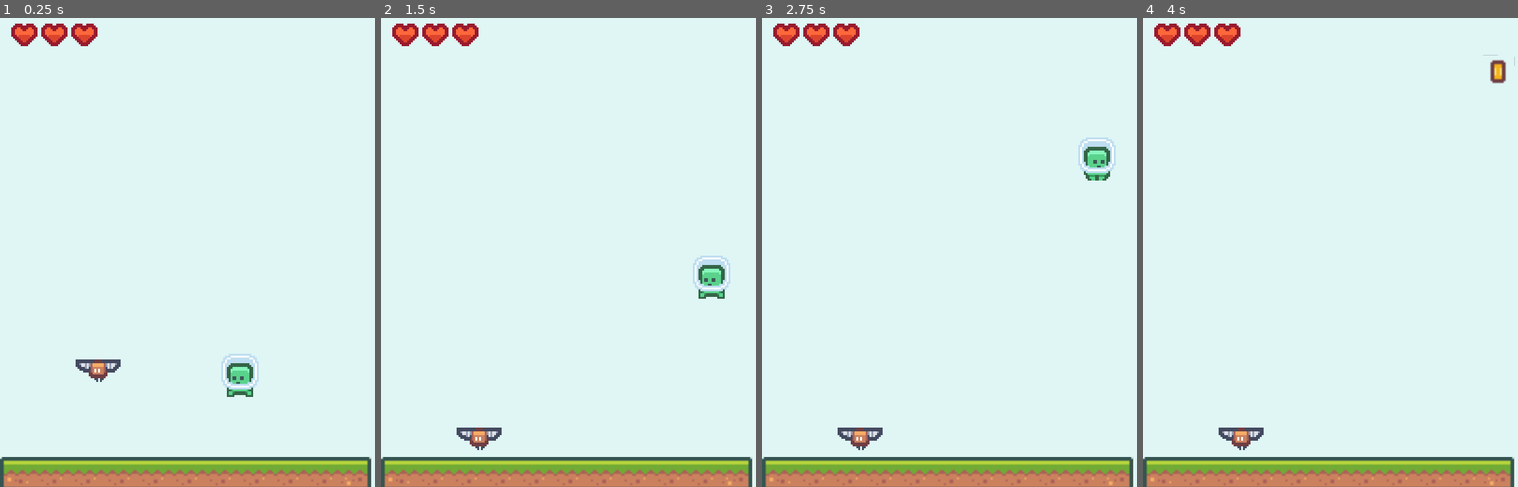
Above: before the commit, frames 1-4 (left to right).
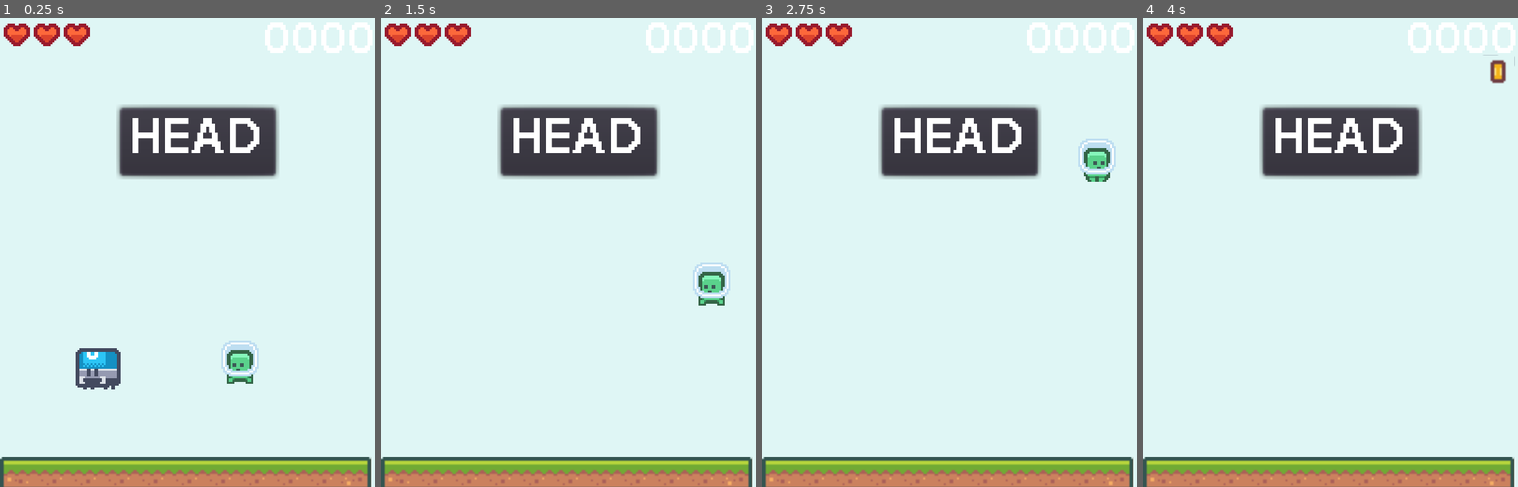
Above: after the commit, the same moments.

Repository: sugarvoid/hue-hopper
Game: Godot game, scene res://Game.tscn
Two runs of this game, one before a commit and one after it. Both use one fixed random seed, a clock stepped at 60 frames per second and the inputs below.
Inputs:
- Up to frame 1 (0.25 s): no input
- Up to frame 2 (1.5 s): tap Enter (ui_accept) at 0.5, 0.6, 0.77, 1.07, 1.35 s; hold D (move_right) from 0.53 s (still down)
- Up to frame 3 (2.75 s): tap Enter (ui_accept) at 1.52, 1.82, 2.1 s; release D (move_right) at 2.03 s; hold A (move_left) from 2.03 s (still down)
- Up to frame 4 (4 s): release A (move_left) at 2.78 s; hold D (move_right) from 2.78 s (still down); tap Enter (ui_accept) at 2.85, 3.02, 3.32, 3.6, 3.77 s

The runs differ from the first frame. In frame 1, 10% of the frame differs, in the area x 1-100%, y 0-81%; in frame 2, 9.6%; in frame 3, 9.1%; in frame 4, 8.9%.

Commit message:
Added pulse, score and label

Diff:
--- a/HUD.gd
+++ b/HUD.gd
@@ -1,6 +1,6 @@
 extends Control
 
-onready var heart_container: HBoxContainer = $HBoxContainer2/LifeContainer
+onready var heart_container: HBoxContainer = $LifeContainer
 var p_heart_icon = preload("res://HeartIcon.tscn")
 
 # Called when the node enters the scene tree for the first time.
--- a/HUD.tscn
+++ b/HUD.tscn
@@ -1,6 +1,15 @@
-[gd_scene load_steps=2 format=2]
+[gd_scene load_steps=5 format=2]
 
+[ext_resource path="res://fonts/NicoClean-Regular.ttf" type="DynamicFontData" id=1]
 [ext_resource path="res://HUD.gd" type="Script" id=2]
+
+[sub_resource type="DynamicFont" id=1]
+size = 22
+font_data = ExtResource( 1 )
+
+[sub_resource type="DynamicFont" id=2]
+size = 25
+font_data = ExtResource( 1 )
 
 [node name="HUD" type="Control"]
 anchor_right = 1.0
@@ -10,21 +19,44 @@
 "_edit_use_anchors_": false
 }
 
-[node name="HBoxContainer2" type="HBoxContainer" parent="."]
-margin_right = 40.0
-margin_bottom = 40.0
+[node name="LifeContainer" type="HBoxContainer" parent="."]
+margin_bottom = 16.0
+custom_constants/separation = -2
 __meta__ = {
 "_edit_use_anchors_": false
 }
 
-[node name="HBoxContainer" type="HBoxContainer" parent="HBoxContainer2"]
-margin_bottom = 40.0
-
-[node name="LifeContainer" type="HBoxContainer" parent="HBoxContainer2"]
-margin_left = 4.0
-margin_right = 4.0
-margin_bottom = 40.0
-custom_constants/separation = -2
+[node name="HBoxContainer" type="HBoxContainer" parent="."]
+anchor_left = 1.0
+anchor_right = 1.0
+margin_left = -60.0
+margin_top = 3.0
+margin_bottom = 16.0
 __meta__ = {
 "_edit_use_anchors_": false
 }
+
+[node name="Label" type="Label" parent="HBoxContainer"]
+margin_right = 56.0
+margin_bottom = 23.0
+custom_fonts/font = SubResource( 1 )
+text = "0000"
+
+[node name="HBoxContainer2" type="PanelContainer" parent="."]
+anchor_left = 0.5
+anchor_right = 0.5
+margin_left = -38.0
+margin_top = 46.0
+margin_right = 49.0
+margin_bottom = 86.0
+__meta__ = {
+"_edit_use_anchors_": false
+}
+
+[node name="Order" type="Label" parent="HBoxContainer2"]
+margin_left = 7.0
+margin_top = 7.0
+margin_right = 80.0
+margin_bottom = 33.0
+custom_fonts/font = SubResource( 2 )
+text = "HEAD"
--- a/actor/Actor.gd
+++ b/actor/Actor.gd
@@ -13,8 +13,7 @@
 var speed: float
 var attack: int
 var health: int
-var knockback: int = 100
-var knockup: int = 50
+
 
 onready var sprite: Sprite = $Sprite
 
@@ -24,7 +23,6 @@
 
 	velocity.y += GRAVITY * delta
 	velocity = move_and_slide(velocity, Vector2.UP)
-	#velocity.x = lerp(velocity.x,0,0.2)
 
 
 func take_damage_old(amount: int):
@@ -34,10 +32,6 @@
 func flip_sprite() -> void:
 	self.scale.x *= -1
 
-func get_knocked_back():
-	velocity.x -= lerp(velocity.x, knockback, 0.5)
-	velocity.y = lerp(0, -knockback, 0.6)
-	velocity = move_and_slide(velocity, UP)
 
 func handle_facing_direction(x_input: int):
 	if x_input == 1:
@@ -58,22 +52,3 @@
 		if is_facing_right:
 			flip_sprite()
 			is_facing_right = false
-
-#func _follow_player(Player, Follower):
-#
-#	###	Get Vector2 direction to the player global pos
-#	var direction = (Player.get_global_pos() - get_global_pos()).normalized()
-#	var DIR = Vector2()
-#	###	Get horizontal direction based on the direction to player
-#	if direction.x > 0:
-#		DIR = Vector2(1, 0)
-#	elif direction.x < 0:
-#		DIR = Vector2(-1, 0)
-#	else:
-#		DIR = Vector2(0, 0)
-#
-#	###	Follow the player in the direction
-#	var motion = DIR * 35
-#	if Follower.can_move:
-#		move_and_slide(motion, FLOOR_NORMAL, SLOPE_FRICTION)
-#
--- a/actor/enemy/Enemy.gd
+++ b/actor/enemy/Enemy.gd
@@ -1,16 +1,10 @@
 extends Actor
 
-
-# Declare member variables here. Examples:
-# var a: int = 2
-# var b: String = "text"
+class_name Enemy
 
 
-# Called when the node enters the scene tree for the first time.
-func _ready() -> void:
-	pass # Replace with function body.
+onready var animated_sprite = $AnimatedSprite
 
 
-# Called every frame. 'delta' is the elapsed time since the previous frame.
-#func _process(delta: float) -> void:
-#	pass
+func _ready() -> void:
+	pass
--- a/actor/enemy/Enemy.tscn
+++ b/actor/enemy/Enemy.tscn
@@ -1,10 +1,70 @@
-[gd_scene load_steps=3 format=2]
+[gd_scene load_steps=12 format=2]
 
 [ext_resource path="res://actor/Actor.tscn" type="PackedScene" id=1]
 [ext_resource path="res://actor/enemy/Enemy.gd" type="Script" id=2]
+[ext_resource path="res://assets/characters.png" type="Texture" id=3]
 
-[node name="Enemy" instance=ExtResource( 1 )]
+[sub_resource type="AtlasTexture" id=1]
+atlas = ExtResource( 3 )
+region = Rect2( 72, 48, 24, 24 )
+
+[sub_resource type="AtlasTexture" id=2]
+atlas = ExtResource( 3 )
+region = Rect2( 96, 48, 24, 24 )
+
+[sub_resource type="AtlasTexture" id=3]
+atlas = ExtResource( 3 )
+region = Rect2( 144, 48, 24, 24 )
+
+[sub_resource type="AtlasTexture" id=4]
+atlas = ExtResource( 3 )
+region = Rect2( 168, 48, 24, 24 )
+
+[sub_resource type="AtlasTexture" id=5]
+atlas = ExtResource( 3 )
+region = Rect2( 144, 24, 24, 24 )
+
+[sub_resource type="AtlasTexture" id=6]
+atlas = ExtResource( 3 )
+region = Rect2( 168, 24, 24, 24 )
+
+[sub_resource type="AtlasTexture" id=7]
+atlas = ExtResource( 3 )
+region = Rect2( 192, 0, 24, 24 )
+
+[sub_resource type="SpriteFrames" id=8]
+animations = [ {
+"frames": [ SubResource( 1 ), SubResource( 2 ) ],
+"loop": true,
+"name": "blue",
+"speed": 5.0
+}, {
+"frames": [ SubResource( 3 ), SubResource( 4 ) ],
+"loop": true,
+"name": "wings",
+"speed": 5.0
+}, {
+"frames": [ SubResource( 5 ), SubResource( 6 ) ],
+"loop": true,
+"name": "spike",
+"speed": 5.0
+}, {
+"frames": [ SubResource( 7 ) ],
+"loop": true,
+"name": "faller",
+"speed": 5.0
+} ]
+
+[node name="Enemy" groups=[
+"enemy",
+] instance=ExtResource( 1 )]
 script = ExtResource( 2 )
 
 [node name="Sprite" parent="." index="1"]
+visible = false
 frame = 25
+
+[node name="AnimatedSprite" type="AnimatedSprite" parent="." index="2"]
+frames = SubResource( 8 )
+animation = "blue"
+playing = true
--- a/actor/player/Player.gd
+++ b/actor/player/Player.gd
@@ -11,23 +11,25 @@
 
 var rotation_dir = 0
 var flips_achived: int = 0
-#const UP = Vector2(0, -1)
-#const MAXSPEED: int = 64 # moved to parent
 const ACCELERATION = 600
 const AIR_RES = 0.02
 const JUMPFORCE: float = 400.00
 const FRICTION = 0.15
+
 var hearts: int = 3
+var coins: int = 0
+var rotation_speed: float = 4.0
 
-var coins: int = 0
-export (float) var rotation_speed = 3
+onready var pulse_detector = $Pulse/CollisionShape2D
 
 func _ready() -> void:
 	Signals.emit_signal("on_player_life_change", self.hearts)
 	self.GRAVITY = 500
 	self.speed = 70.00
-	self.health = 1
-	self.attack = 1
+
+func _unhandled_input(event: InputEvent) -> void:
+	if event.is_action_released("ui_accept"):
+		send_pulse()
 
 func _physics_process(delta: float) -> void:
 
@@ -41,8 +43,6 @@
 	if !is_on_floor():
 		rotation_dir = 0
 
-
-
 		if Input.is_action_pressed("ui_right"):
 			rotation_dir += 1
 		if Input.is_action_pressed("ui_left"):
@@ -55,19 +55,12 @@
 		else:
 			sprite.frame = 1
 
-
-	#if velocity.y < -JUMPFORCE/2:
-		#velocity.y = -JUMPFORCE/2
-		#if x_input == 0:
-		#	velocity.x = lerp(velocity.x, 0, AIR_RES)
-
 	velocity.x = lerp(velocity.x, 0, FRICTION)
-
 	rotation += rotation_dir * rotation_speed * delta
 
 
-func add_diamond() -> void:
-	self.diamonds += 1
+func add_point() -> void:
+	self.score += 1
 
 func take_damage() -> void:
 	self.hearts -= 1
@@ -77,9 +70,10 @@
 	print("attack")
 	if body.is_in_group("Enemy"):
 		body.take_damage(self.attack)
-		body.get_knocked_back()
 
 
+func send_pulse() -> void:
+	pulse_detector.disabled = false
 
 func _on_PlayerArea_body_entered(body: Node) -> void:
 	if body.is_in_group("Enemy"):
@@ -91,3 +85,10 @@
 	#self.get_knocked_back()
 	#animatedSprite.play("hit")
 	# pass # Replace with function body.
+
+
+
+func _on_Pulse_body_entered(body: Node) -> void:
+	if body.is_in_group("enemy"):
+		body.queue_free()
+	#pass # Replace with function body.
--- a/actor/player/Player.tscn
+++ b/actor/player/Player.tscn
@@ -1,12 +1,29 @@
-[gd_scene load_steps=3 format=2]
+[gd_scene load_steps=5 format=2]
 
 [ext_resource path="res://actor/Actor.tscn" type="PackedScene" id=1]
 [ext_resource path="res://actor/player/Player.gd" type="Script" id=2]
+
+[sub_resource type="CapsuleShape2D" id=2]
+height = 5.81746
+
+[sub_resource type="CircleShape2D" id=1]
+radius = 152.616
 
 [node name="Player" groups=[
 "player",
 ] instance=ExtResource( 1 )]
 script = ExtResource( 2 )
 
+[node name="CollisionShape2D" parent="." index="0"]
+shape = SubResource( 2 )
+
 [node name="Sprite" parent="." index="1"]
 frame = 0
+
+[node name="Pulse" type="Area2D" parent="." index="2"]
+
+[node name="CollisionShape2D" type="CollisionShape2D" parent="Pulse" index="0"]
+shape = SubResource( 1 )
+disabled = true
+
+[connection signal="body_entered" from="Pulse" to="." method="_on_Pulse_body_entered"]
--- a/project.godot
+++ b/project.godot
@@ -15,12 +15,18 @@
 "path": "res://actor/Actor.gd"
 }, {
 "base": "Actor",
+"class": "Enemy",
+"language": "GDScript",
+"path": "res://actor/enemy/Enemy.gd"
+}, {
+"base": "Actor",
 "class": "Player",
 "language": "GDScript",
 "path": "res://actor/player/Player.gd"
 } ]
 _global_script_class_icons={
 "Actor": "",
+"Enemy": "",
 "Player": ""
 }
 
Binary file added: fonts/NicoClean-Monospaced.ttf
Binary file added: fonts/NicoClean-Regular.ttf
Not shown, changed: README.md
